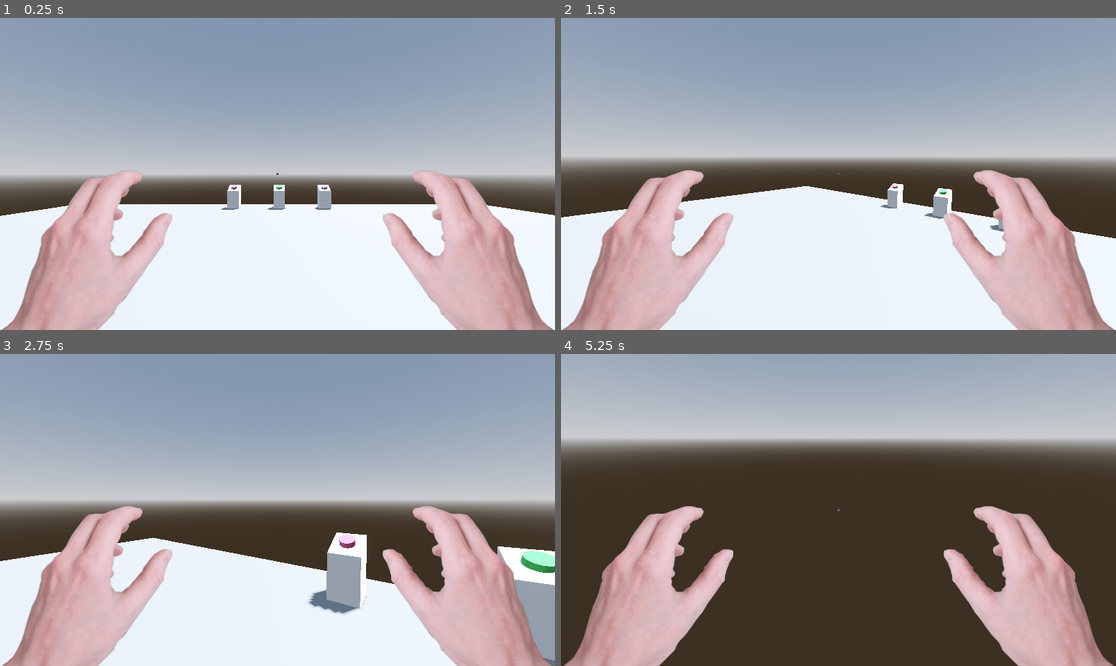
Above: before the commit, frames 1-4 (two rows, left to right).
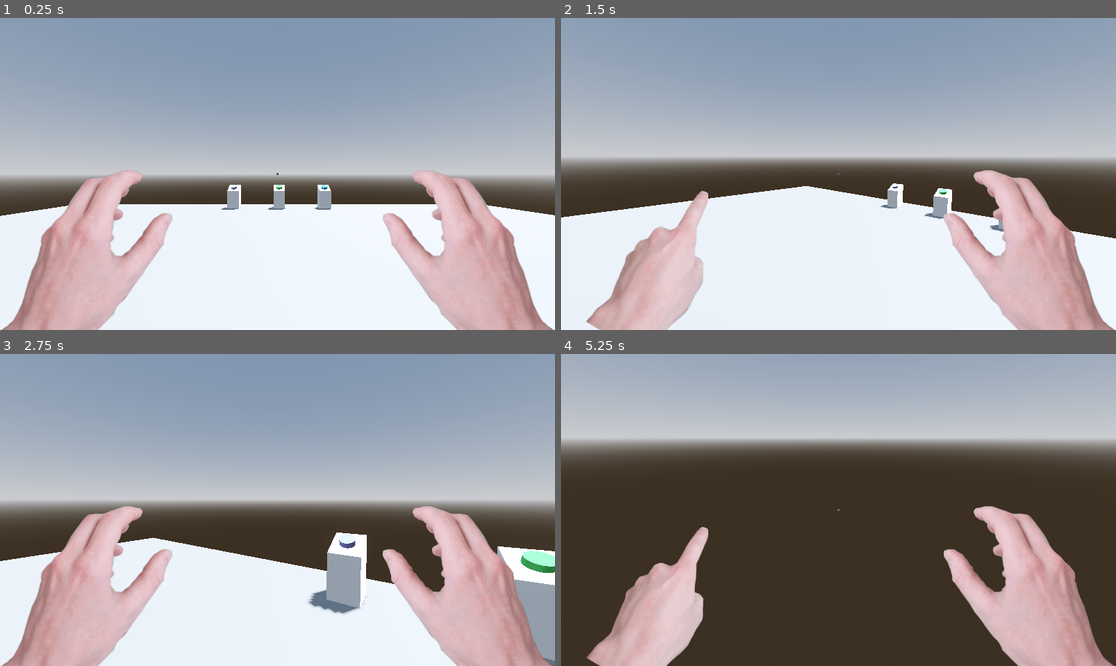
Above: after the commit, the same moments.

Repository: fennylol/tournamancy
Game: Godot game, scene res://0_maps/foyer/foyer.tscn
The game is run twice, just before and just after one commit, with the same random seed, the same clock (stepped at 60 frames per second) and the same inputs.
Inputs (mouse positions are in pixels of both pictures, inside the frame that each line leads up to):
- Up to frame 1 (0.25 s): no input
- Up to frame 2 (1.5 s): tap Enter at 0.5 s; move the mouse to (960, 158) at 0.52 s; hold D (right) 0.53-1.28 s; click (960, 158) at 0.6 s; tap Space (jump) at 0.77, 1.07 s; right-click (960, 158) at 0.8 s; move the mouse to (810, 174) at 1.27 s; hold W (up) from 1.28 s (still down); right-click (810, 174) at 1.35 s; click (810, 174) at 1.42 s
- Up to frame 3 (2.75 s): keep holding W (up); tap Space (jump) at 1.52, 1.55, 1.82, 2.1 s; move the mouse to (288, 503) at 2.02 s; click (288, 503) at 2.3 s
- Up to frame 4 (5.25 s): move the mouse to (832, 516) at 2.77 s; click (832, 516) at 2.85 s; tap Space (jump) at 3.02, 3.32, 3.77, 3.8, 4.07, 4.25, 4.52, 4.82 s; right-click (832, 516) at 3.05 s; move the mouse to (877, 513) at 3.52 s; right-click (877, 513) at 3.6 s; click (877, 513) at 3.67 s; tap Escape (capture_mouse) at 4.15 s; move the mouse to (672, 463) at 4.27 s; release W (up) at 4.28 s; hold A (left) 4.28-5.03 s; click (672, 463) at 4.35 s; tap Enter at 5 s; move the mouse to (844, 510) at 5.02 s; hold W (up) from 5.03 s (still down); right-click (844, 510) at 5.1 s; click (844, 510) at 5.17 s

The runs differ from the first frame. In frame 1, less than 0.1% of the frame differs, in the area x 41-59%, y 53-56%; in frame 2, 5.7%; in frame 3, 0.1%; in frame 4, 5.8%, in the area x 0-32%, y 48-100%.

Commit message:
rudimentary spell management
- Abilities renamed to Spells
- Individual spells can be equipped through the Grimoire
- Classes can be applied wholesale to Players through the Grimoire
- added ClassButtons which apply classes to players
- added basic passive and active spells

Diff:
--- a/0_maps/assets/interactables/basic_button/basic_button.gd
+++ b/0_maps/assets/interactables/basic_button/basic_button.gd
@@ -6,8 +6,7 @@
     set(value):
         button_color = value
         if button_mesh:
-            if not button_mesh.material_override:
-               button_mesh.material_override = StandardMaterial3D.new()
+            button_mesh.material_override = StandardMaterial3D.new()
             button_mesh.material_override.albedo_color = button_color
 @onready var button_mesh: MeshInstance3D = $CollisionShape3D/MeshInstance3D
 
@@ -16,8 +15,7 @@
 
 func _ready() -> void:
    if button_mesh:
-      if not button_mesh.material_override:
-         button_mesh.material_override = StandardMaterial3D.new()
+      button_mesh.material_override = StandardMaterial3D.new()
       button_mesh.material_override.albedo_color = button_color
 
 func _process(delta: float) -> void:
--- /dev/null
+++ b/0_maps/assets/interactables/class_button/class_button.gd
@@ -0,0 +1,9 @@
+@tool
+extends BasicButton
+class_name ClassButton
+
+@export var ClassID: ClassData.ClassIDs = ClassData.ClassIDs.NakedManChallenge
+
+func _on_interact(interacter: Player) -> void:
+   super._on_interact(interacter)
+   interacter.SpellBook.adopt_class(ClassID)
--- /dev/null
+++ b/0_maps/assets/interactables/class_button/class_button.tscn
@@ -0,0 +1,27 @@
+[gd_scene format=3 uid="uid://dfo252iy5r2oq"]
+
+[ext_resource type="Script" uid="uid://c5eyt4maofbex" path="res://0_maps/assets/interactables/class_button/class_button.gd" id="1_1frvs"]
+
+[sub_resource type="CylinderShape3D" id="CylinderShape3D_2vu8a"]
+height = 0.125
+radius = 0.125
+
+[sub_resource type="StandardMaterial3D" id="StandardMaterial3D_644s3"]
+
+[sub_resource type="CylinderMesh" id="CylinderMesh_b4fhg"]
+top_radius = 0.125
+bottom_radius = 0.125
+height = 0.125
+
+[node name="ClassButton" type="Area3D" unique_id=274360327]
+collision_layer = 2
+collision_mask = 2
+script = ExtResource("1_1frvs")
+
+[node name="CollisionShape3D" type="CollisionShape3D" parent="." unique_id=103087258]
+transform = Transform3D(1, 0, 0, 0, 0.99999994, 0, 0, 0, 0.99999994, 0, 0, 0)
+shape = SubResource("CylinderShape3D_2vu8a")
+
+[node name="MeshInstance3D" type="MeshInstance3D" parent="CollisionShape3D" unique_id=419496444]
+material_override = SubResource("StandardMaterial3D_644s3")
+mesh = SubResource("CylinderMesh_b4fhg")
--- a/0_maps/foyer/foyer.tscn
+++ b/0_maps/foyer/foyer.tscn
@@ -3,6 +3,7 @@
 [ext_resource type="PackedScene" uid="uid://dv7m42e1emxrj" path="res://1_player/player.tscn" id="1_ttyqa"]
 [ext_resource type="PackedScene" uid="uid://c5ar3hknkofok" path="res://_RAWS/pillar.glb" id="2_xvh3c"]
 [ext_resource type="PackedScene" uid="uid://cnv7fvmjwgyvs" path="res://0_maps/assets/interactables/basic_button/basic_button.tscn" id="3_2vu8a"]
+[ext_resource type="PackedScene" uid="uid://dfo252iy5r2oq" path="res://0_maps/assets/interactables/class_button/class_button.tscn" id="3_sdsrs"]
 
 [sub_resource type="ProceduralSkyMaterial" id="ProceduralSkyMaterial_ttyqa"]
 sky_horizon_color = Color(0.66224277, 0.6717428, 0.6867428, 1)
@@ -47,9 +48,10 @@
 [node name="pillar" parent="floor" unique_id=822652854 instance=ExtResource("2_xvh3c")]
 transform = Transform3D(1, 0, 0, 0, 1, 0, 0, 0, 1, -2, 0.5, -9)
 
-[node name="BasicButton" parent="floor/pillar" unique_id=274360327 instance=ExtResource("3_2vu8a")]
-transform = Transform3D(1, 0, 0, 0, 0.90630776, -0.4226183, 0, 0.4226183, 0.90630776, 0, 0.9, 0)
-button_color = Color(1, 0.5037639, 0.7404184, 1)
+[node name="ClassButton" parent="floor/pillar" unique_id=274360327 instance=ExtResource("3_sdsrs")]
+transform = Transform3D(1, 0, 0, 0, 0.90630776, -0.42261833, 0, 0.42261833, 0.90630776, 0, 0.9, 0)
+ClassID = 1
+button_color = Color(0.62398005, 0.66371423, 0.99636203, 1)
 
 [node name="pillar2" parent="floor" unique_id=1238312467 instance=ExtResource("2_xvh3c")]
 transform = Transform3D(1, 0, 0, 0, 1, 0, 0, 0, 1, 0, 0.5, -9)
@@ -61,6 +63,6 @@
 [node name="pillar3" parent="floor" unique_id=918547285 instance=ExtResource("2_xvh3c")]
 transform = Transform3D(1, 0, 0, 0, 1, 0, 0, 0, 1, 2, 0.5, -9)
 
-[node name="BasicButton" parent="floor/pillar3" unique_id=1082360992 instance=ExtResource("3_2vu8a")]
-transform = Transform3D(1, 0, 0, 0, 0.90630776, -0.42261827, 0, 0.42261827, 0.90630776, 0, 0.9, 0)
-button_color = Color(0.6843957, 0.61363095, 0.87788737, 1)
+[node name="ClassButton" parent="floor/pillar3" unique_id=1290390003 instance=ExtResource("3_sdsrs")]
+transform = Transform3D(1, 0, 0, 0, 0.90630776, -0.42261833, 0, 0.42261833, 0.90630776, 0, 0.9, 0)
+button_color = Color(0.28549445, 0.74813414, 0.9999998, 1)
--- a/1_player/ability_data.gd
+++ /dev/null
@@ -1,25 +0,0 @@
-class_name AbilityData
-
-enum StatTypes {HEALTH, SPEED, JUMP, GRAVITY}
-
-enum AbilityFields {Name, IconPath, ScriptPath} # may at some point break this into PassiveAbilityFields and ActiveAbilityFields
-
-enum ActiveAbilityIDs {Teleport, Fireball}
-const ActiveAbilities: Dictionary = {
-   ActiveAbilityIDs.Teleport : {
-      AbilityFields.Name : "Warpstone",
-      AbilityFields.IconPath : "res://2_actives/Teleport/teleport_icon.png",
-      AbilityFields.ScriptPath : "res://2_actives/Teleport/teleport_script.gd"
-   }
-
-}
-
-enum PassiveAbilityIDs {SpeedUp, JumpUp, GravityUp}
-const PassiveAbilities: Dictionary = {
-   PassiveAbilityIDs.SpeedUp : {
-      AbilityFields.Name : "Speed Boost",
-      AbilityFields.IconPath : "",
-      AbilityFields.ScriptPath : ""
-   },
-
-}
--- a/1_player/class_data.gd
+++ b/1_player/class_data.gd
@@ -1,17 +1,37 @@
 class_name ClassData
 
 
-enum ClassIDs {Test_A, Test_B}
+enum ClassIDs {NakedManChallenge, Test_A, Test_B}
 enum ClassFields {ACTIVES, PASSIVES}
 
 const ClassRecipes: Dictionary = {
-   ClassIDs.Test_A : {
-      ClassFields.ACTIVES : [AbilityData.ActiveAbilityIDs.Teleport],
-      ClassFields.PASSIVES: []
+   ClassIDs.NakedManChallenge : {
+      ClassFields.ACTIVES : [],
+      ClassFields.PASSIVES: {}
    },
 
-   ClassIDs.Test_B : {
-      ClassFields.ACTIVES : [],
-      ClassFields.PASSIVES: []
-   }
+   ClassIDs.Test_A : {
+      ClassFields.ACTIVES : [SpellData.ActiveSpellIDs.Teleport],
+      ClassFields.PASSIVES: {
+         SpellData.PassiveSpellIDs.SpeedUp : 5
+      }
+   },
 }
+
+static func get_class_data(id: ClassIDs) -> Dictionary:
+   if ClassRecipes.keys().has(id): return ClassRecipes[id]
+   else: return {}
+
+static func is_valid_class(class_data: Dictionary) -> bool:
+   if not class_data.keys().has(ClassFields.ACTIVES): return false
+   if not class_data[ClassFields.ACTIVES] is Array: return false
+   for id in class_data[ClassFields.ACTIVES]:
+      if not id is SpellData.ActiveSpellIDs: return false
+
+   if not class_data.keys().has(ClassFields.PASSIVES): return false
+   if not class_data[ClassFields.PASSIVES] is Dictionary: return false
+   for id in class_data[ClassFields.PASSIVES]:
+      if not id is SpellData.PassiveSpellIDs: return false
+      if not class_data[ClassFields.PASSIVES][id] is int: return false
+
+   return true
--- a/1_player/grimoire.gd
+++ b/1_player/grimoire.gd
@@ -1,26 +1,76 @@
 class_name Grimoire
 
-var ActiveAbilities: Array[ActiveAbility] = []
-var ActiveSlots: int = 2:
+var ActiveSlots: int:
    set(slots):
-      ActiveAbilities.resize(slots)
+      ActiveSpells.resize(slots)
    get():
-      return ActiveAbilities.size()
+      return ActiveSpells.size()
+var ActiveSpells: Array[ActiveSpell] = []
+var PassiveSpells: Array[PassiveSpell] = []
+var StatModifiers: Dictionary = {}
 
-var PassiveAbilities: Array[PassiveAbility] = []
-var PerFrameStatModifiers: Dictionary = {}
+func _init() -> void: ActiveSlots = 2
 
+# =================== #
+# _process() handling #
+# =================== #
+func process_begin(delta: float, player: Player) -> void:
+   StatModifiers = calculate_stats()
+   for spell:PassiveSpell in PassiveSpells:
+      spell._on_process_begin(delta, player)
+   for spell:ActiveSpell in ActiveSpells:
+      if spell: spell._add_time(delta)
 
-func _on_process_begin(owner: Player) -> void:
-   PerFrameStatModifiers = {}
-   for ability:PassiveAbility in PassiveAbilities:
-      ability._on_process_begin(owner)
-      var stat_mods := ability._get_stat_contributions()
-      for stat in stat_mods.keys():
-         if stat_mods[stat] is int or stat_mods[stat] is float:
-            PerFrameStatModifiers[stat] += stat_mods[stat]
+func process_end(delta: float, player: Player) -> void:
+   for spell:PassiveSpell in PassiveSpells:
+      spell._on_process_end(delta, player)
+   #StatModifiers = {} # i dont think theres an advantage to resetting stat modifications after each frame, right?
 
+# =============== #
+# stat management #
+# =============== #
+func calculate_stats() -> Dictionary:
+   var stat_dict: Dictionary = {}
+   for Spell:PassiveSpell in PassiveSpells:
+      var spell_stats := Spell._get_stat_contributions()
+      for stat:SpellData.StatTypes in spell_stats.keys():
+         if spell_stats[stat] is int or spell_stats[stat] is float:
+            if not stat_dict.keys().has(stat): stat_dict[stat] = 1
+            stat_dict[stat] += spell_stats[stat]
+   return stat_dict
 
-func _on_process_end(owner: Player) -> void:
-   for ability:PassiveAbility in PassiveAbilities:
-      ability._on_process_end(owner)
+func get_stat(id: SpellData.StatTypes) -> float:
+   if StatModifiers.keys().has(id): return StatModifiers[id]
+   else: return 1
+
+# ================ #
+# spell management #
+# ================ #
+func add_passive(id: SpellData.PassiveSpellIDs, stacks: int) -> void:
+   var data: Dictionary = SpellData.get_passive_spell_data(id)
+   if SpellData.is_valid_passive_spell(data):
+      var spell = load(data[SpellData.SpellFields.ScriptPath]).new(stacks)
+      PassiveSpells.append(spell)
+
+func add_active(id: SpellData.ActiveSpellIDs, slot: int) -> void:
+   var data: Dictionary = SpellData.get_active_spell_data(id)
+   if SpellData.is_valid_active_spell(data):
+      var capped_slot: int = clampi(slot, 0, ActiveSlots)
+      var spell: ActiveSpell = load(data[SpellData.SpellFields.ScriptPath]).new()
+      ActiveSpells[capped_slot] = spell
+
+func clear_class() -> void:
+   var trust_me_this_is_the_best_way_to_do_it: int = ActiveSlots
+   ActiveSlots = 0
+   ActiveSlots = trust_me_this_is_the_best_way_to_do_it
+   PassiveSpells.clear()
+   StatModifiers = {}
+
+func adopt_class(id: ClassData.ClassIDs) -> void:
+   clear_class()
+   var class_data: Dictionary = ClassData.get_class_data(id)
+   if ClassData.is_valid_class(class_data):
+      for i in class_data[ClassData.ClassFields.ACTIVES].size():
+         add_active(class_data[ClassData.ClassFields.ACTIVES][i], i)
+      for spell_id in class_data[ClassData.ClassFields.PASSIVES]:
+         add_passive(spell_id, class_data[ClassData.ClassFields.PASSIVES][spell_id])
--- a/1_player/player.gd
+++ b/1_player/player.gd
@@ -18,35 +18,14 @@
 
 @export var Sensitivity = 0.5
 
-var Abilities: Grimoire = Grimoire.new()
+var SpellBook: Grimoire = Grimoire.new()
 
 
-
-# ╭----------------╮
-# |    UTILITY     |
-# ╰----------------╯
-func register_input(input_name: String, keycode: Key):
-   InputMap.add_action(input_name)
-   var event = InputEventKey.new()
-   event.keycode = keycode
-   InputMap.action_add_event(input_name, event)
-
-
-
-func _ready():
-   register_input("capture_mouse", KEY_ESCAPE)
-   register_input("jump", KEY_SPACE)
-
-   register_input("use_left", KEY_Q)
-   register_input("use_right", KEY_E)
-
-   register_input("left", KEY_A)
-   register_input("down", KEY_S)
-   register_input("right", KEY_D)
-   register_input("up", KEY_W)
-
-func _process(_delta):
-   Abilities._on_process_begin(self)
+# =================== #
+# _process() handling #
+# =================== #
+func _process(delta):
+   SpellBook.process_begin(delta, self)
 
    # mouse capture
    if Input.is_action_just_pressed("capture_mouse") or \
@@ -57,18 +36,26 @@
 
    # change hand textures
    if mouse_captured:
-      if Input.is_action_just_pressed("use_left"):
+      if Input.is_action_just_pressed("interact"):
          Lhand.texture = LpointIMG
-      elif Input.is_action_just_released("use_left") :
+      elif Input.is_action_just_released("interact") :
          Lhand.texture = LhandIMG
 
-      if Input.is_action_just_pressed("use_right"):
+      if Input.is_action_just_pressed("active_spell_0"):
+         Lhand.texture = LpointIMG
+         if SpellBook.ActiveSpells[0]:
+            SpellBook.ActiveSpells[0]._on_activate(self)
+      elif Input.is_action_just_released("active_spell_0") :
+         Lhand.texture = LhandIMG
+
+      if Input.is_action_just_pressed("active_spell_1"):
          Rhand.texture = RpointIMG
-      elif Input.is_action_just_released("use_right"):
+         if SpellBook.ActiveSpells[1]:
+            SpellBook.ActiveSpells[1]._on_activate(self)
+      elif Input.is_action_just_released("active_spell_1"):
          Rhand.texture = RhandIMG
 
-   Abilities._on_process_end(self)
-
+   SpellBook.process_end(delta, self)
 
 func _physics_process(delta):
    if !mouse_captured: return
@@ -80,22 +67,22 @@
    # horizontal movement
    var input_dir = Input.get_vector("left", "right", "up", "down")
    var direction = (transform.basis * Vector3(input_dir.x, 0, input_dir.y)).normalized()
+
+   var stat_influenced_speed = SPEED * SpellBook.get_stat(SpellData.StatTypes.SPEED)
    if direction:
-      velocity.x = direction.x * SPEED
-      velocity.z = direction.z * SPEED
+      velocity.x = direction.x * stat_influenced_speed
+      velocity.z = direction.z * stat_influenced_speed
    else:
-      velocity.x = move_toward(velocity.x, 0, SPEED)
-      velocity.z = move_toward(velocity.z, 0, SPEED)
+      velocity.x = move_toward(velocity.x, 0, stat_influenced_speed)
+      velocity.z = move_toward(velocity.z, 0, stat_influenced_speed)
 
    # use interactables
-   if Input.is_action_pressed("use_left") or Input.is_action_pressed("use_right"):
+   if Input.is_action_pressed("interact"):
       if LookDir.is_colliding():
          var hit = LookDir.get_collider()
          if hit is Interactable:
             hit._on_interact(self)
-
    move_and_slide()
-
 
 func _unhandled_input(event):
    # handle mouse
@@ -103,3 +90,31 @@
       rotate_y(-event.relative.x * .005 * Sensitivity)
       Camera.rotate_x(-event.relative.y * .005 * Sensitivity)
       Camera.rotation.x = clamp(Camera.rotation.x, -PI/2, PI/2)
+
+
+# =========== #
+# input setup #
+# =========== #
+func _ready():
+   var register_input: Callable = func(input_name: String, keycode: Key):
+      InputMap.add_action(input_name)
+      var event := InputEventKey.new()
+      event.keycode = keycode
+      InputMap.action_add_event(input_name, event)
+   var register_mouse_button_input: Callable = func(input_name: String, keycode: MouseButton):
+      InputMap.add_action(input_name)
+      var event := InputEventMouseButton.new()
+      event.button_index = keycode
+      InputMap.action_add_event(input_name, event)
+
+   register_input.call("capture_mouse", KEY_ESCAPE)
+   register_input.call("jump", KEY_SPACE)
+
+   register_input.call("left",  KEY_A)
+   register_input.call("down",  KEY_S)
+   register_input.call("right", KEY_D)
+   register_input.call("up",    KEY_W)
+
+   register_input.call("interact", KEY_E)
+   register_mouse_button_input.call("active_spell_0", MOUSE_BUTTON_LEFT)
+   register_mouse_button_input.call("active_spell_1", MOUSE_BUTTON_RIGHT)
--- /dev/null
+++ b/1_player/spell_data.gd
@@ -0,0 +1,61 @@
+class_name SpellData
+
+enum StatTypes {
+   # defense
+   HEALTH,           #  0 Max Health
+   OVERHEALTH,       #  1 Decaying health
+   ARMOR,            #  2 Special Health, good vs small damage
+   ARMOR_STRENGTH,   #  3 Effectiveness of Armor
+   WARD,             #  4 Special Health, good vs large damage
+   WARD_STRENGTH,    #  5 Effectiveness of Ward
+   LIFESTEAL,        #  6 Heal from damage
+
+   # offense
+   DAMAGE,           #  7 Damage dealt
+   RANGE,            #  8 Spell range
+   COOLDOWN,         #  9 Spell cooldown reduction
+   FORCE,            # 10 Displacement effetiveness
+   CRIT,             # 11 Crit damage
+   LUCK,             # 12 Random chance multiplier
+
+   # mobility
+   SPEED,            # 13 Move speed
+   SPRINT,           # 14 Sprint speed
+   JUMP,             # 15 Jump strength
+   GRAVITY,          # 17 Gravity strength
+   STEADFASTNESS,    # 18 Displacement resistence
+
+   # melee
+   MELEE_DAMAGE,     # 19 Melee damage
+   MELEE_RANGE,      # 20 Melee range
+   MELEE_FORCE,      # 21 Melee force
+   MELEE_COOLDOWN    # 22 Melee cooldown
+}
+
+
+enum SpellFields {Name, IconPath, ScriptPath} # may at some point break this into PassiveSpellFields and ActiveSpellFields
+
+enum ActiveSpellIDs {Teleport, Fireball}
+const ActiveSpells: Dictionary = {
+   ActiveSpellIDs.Teleport : {
+      SpellFields.Name : "Warpstone",
+      SpellFields.IconPath : "res://2_actives/Teleport/teleport_icon.png",
+      SpellFields.ScriptPath : "res://2_actives/Teleport/teleport_script.gd"
+   }
+
+}
+
+enum PassiveSpellIDs {SpeedUp, JumpUp, GravityUp}
+const PassiveSpells: Dictionary = {
+   PassiveSpellIDs.SpeedUp : {
+      SpellFields.Name : "Speed Boost",
+      SpellFields.IconPath : "res://3_passives/SpeedUp/speed_up_icon.png",
+      SpellFields.ScriptPath : "res://3_passives/SpeedUp/speed_up_script.gd"
+   },
+
+}
+
+static func get_active_spell_data(id: ActiveSpellIDs) -> Dictionary: return ActiveSpells[id]
+static func is_valid_active_spell(data: Dictionary) -> bool: return true
+static func get_passive_spell_data(id: PassiveSpellIDs) -> Dictionary: return PassiveSpells[id]
+static func is_valid_passive_spell(data: Dictionary) -> bool: return true
--- a/2_actives/Teleport/teleport_script.gd
+++ b/2_actives/Teleport/teleport_script.gd
@@ -1,6 +1,12 @@
-extends ActiveAbility
+class_name TeleportSpell
+extends ActiveSpell
 
 var Distance: float = 5.0
 
+# set true cooldown
+func _init() -> void: Cooldown = 5.0
+
 func _on_activate(activator: Player) -> void:
-   activator.position.z -= Distance
+   if _can_activate(activator.SpellBook.get_stat(SpellData.StatTypes.COOLDOWN)):
+      TimeSinceActivation = 0.0
+      activator.translate(Vector3(0, 0, -Distance))
--- a/2_actives/active_ability.gd
+++ /dev/null
@@ -1,3 +0,0 @@
-class_name ActiveAbility
-
-func _on_activate(_activator: Player) -> void: printerr("ERROR: _on_activate() not overridden but called.")
--- /dev/null
+++ b/2_actives/active_spell.gd
@@ -0,0 +1,11 @@
+class_name ActiveSpell
+
+var Cooldown: float = 0.0:
+   set(new_cd):
+      Cooldown = new_cd
+      TimeSinceActivation = new_cd
+var TimeSinceActivation: float = 0.0
+
+func _add_time(delta: float) -> void: TimeSinceActivation += delta
+func _can_activate(cooldown_reduction: float) -> bool: return TimeSinceActivation > Cooldown*cooldown_reduction
+func _on_activate(_activator: Player) -> void: printerr("ERROR: _on_activate() not overridden but called.")
--- /dev/null
+++ b/3_passives/SpeedUp/speed_up_script.gd
@@ -0,0 +1,10 @@
+extends PassiveSpell
+
+var BaseMult: float = 0.25
+
+func _get_stat_contributions() -> Dictionary: return { SpellData.StatTypes.SPEED: BaseMult*Stacks }
+
+func _on_process_begin(_delta: float, _player: Player) -> void: pass
+func _on_process_end(_delta: float, _player: Player) -> void: pass
+func _on_equip() -> void: pass
+func _on_unequip() -> void: pass
--- a/3_passives/passive_ability.gd
+++ /dev/null
@@ -1,8 +0,0 @@
-class_name PassiveAbility
-
-func _get_stat_contributions() -> Dictionary: return {}
-
-func _on_process_begin(_player: Player) -> void: pass
-func _on_process_end(_player: Player) -> void: pass
-func _on_equip() -> void: pass
-func _on_unequip() -> void: pass
--- /dev/null
+++ b/3_passives/passive_spell.gd
@@ -0,0 +1,14 @@
+class_name PassiveSpell
+
+var Stacks: int = 1
+
+func _init(stacks: int = 1) -> void: Stacks = stacks
+
+func _get_stat_contributions() -> Dictionary:
+   printerr("ERROR: _get_stat_contributions() not overridden but called.")
+   return {}
+
+func _on_process_begin(_delta: float, _player: Player) -> void: printerr("ERROR: _on_process_begin() not overridden but called.")
+func _on_process_end(_delta: float, _player: Player) -> void: printerr("ERROR: _on_process_end() not overridden but called.")
+func _on_equip() -> void: printerr("ERROR: _on_equip() not overridden but called.")
+func _on_unequip() -> void: printerr("ERROR: _on_unequip() not overridden but called.")
--- a/project.godot
+++ b/project.godot
@@ -11,6 +11,7 @@
 [application]
 
 config/name="tournamancy"
+config/tags=PackedStringArray("ambitious", "demo", "game")
 run/main_scene="uid://dijyime6b78x1"
 config/features=PackedStringArray("4.6", "Forward Plus")
 config/icon="uid://nlhy3ogq5qc5"
Not shown, added: 0_maps/assets/interactables/class_button/class_button.gd.uid
Renamed: 1_player/ability_data.gd.uid -> 1_player/spell_data.gd.uid
Renamed: 2_actives/active_ability.gd.uid -> 2_actives/active_spell.gd.uid
Binary file added: 3_passives/SpeedUp/speed_up_icon.png
Not shown, added: 3_passives/SpeedUp/speed_up_icon.png.import
Not shown, added: 3_passives/SpeedUp/speed_up_script.gd.uid
Renamed: 3_passives/passive_ability.gd.uid -> 3_passives/passive_spell.gd.uid
